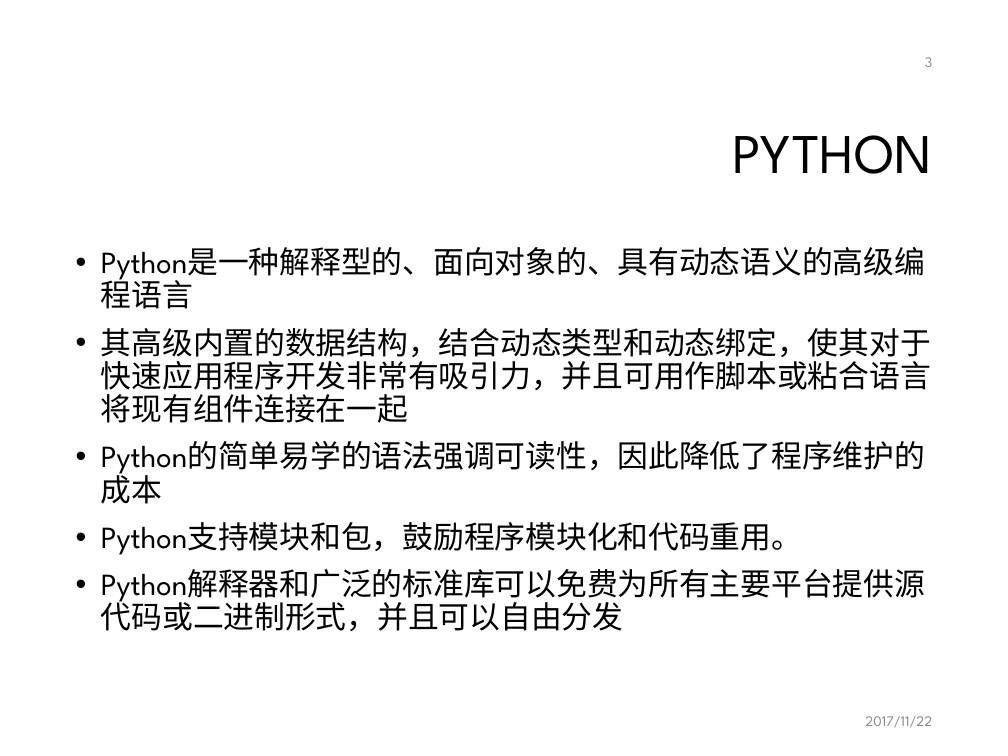
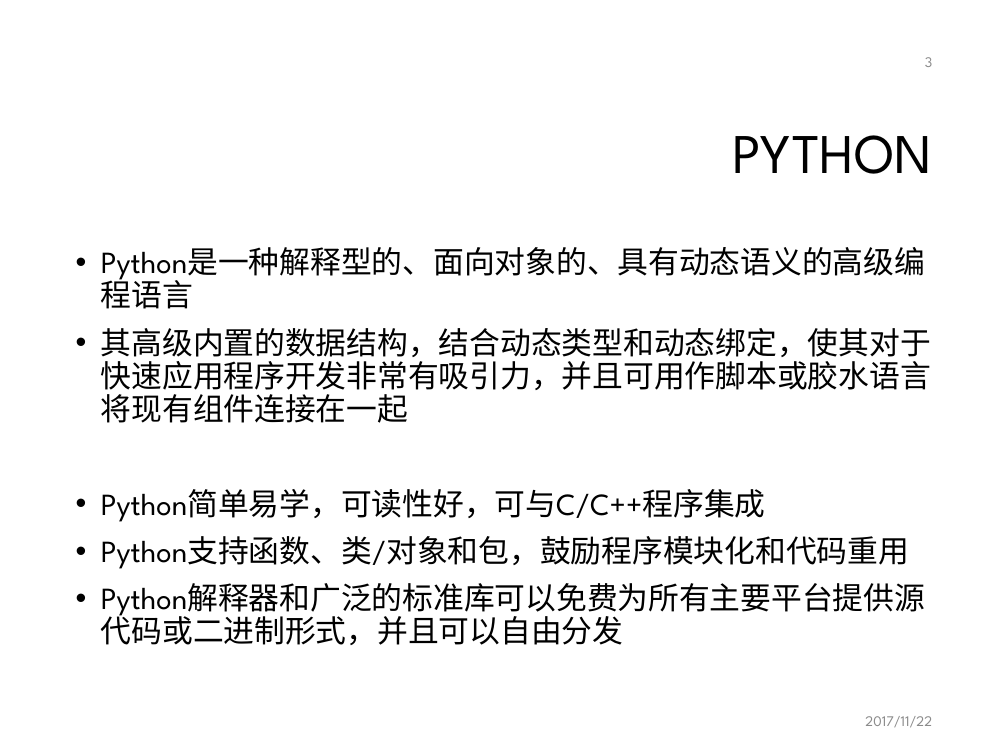
Before and after one commit to mcai/PythonTraining, a slide deck: slide 3 of intro_python_programming.pptx. Drawn at 1008x756 pixels with LibreOffice and Linux fonts; fonts in the diff are those of the drawing; background and template pictures are left out. Boxes give left, top, right and bottom in pixels: in the first picture for what was removed or moved away, otherwise in the second. Text is boxed around its words. In the diff, an @@ line names an element or a change of style, - is before the commit and + after.

```diff
--- a/intro_python_programming.pptx
+++ b/intro_python_programming.pptx
@@ text at [101, 328, 931, 569]: text changed @@
-• 其高级内置的数据结构，结合动态类型和动态绑定，使其对于快速应用程序开发非常有吸引力，并且可用作脚本或粘合语言将现有组件连接在一起
-• Python的简单易学的语法强调可读性，因此降低了程序维护的成本
-• Python支持模块和包，鼓励程序模块化和代码重用。
+• 其高级内置的数据结构，结合动态类型和动态绑定，使其对于快速应用程序开发非常有吸引力，并且可用作脚本或胶水语言将现有组件连接在一起
+• Python简单易学，可读性好，可与C/C++程序集成
+• Python支持函数、类/对象和包，鼓励程序模块化和代码重用
```
Also in this commit, not shown: 11 other slides changed, 4 slides added.
